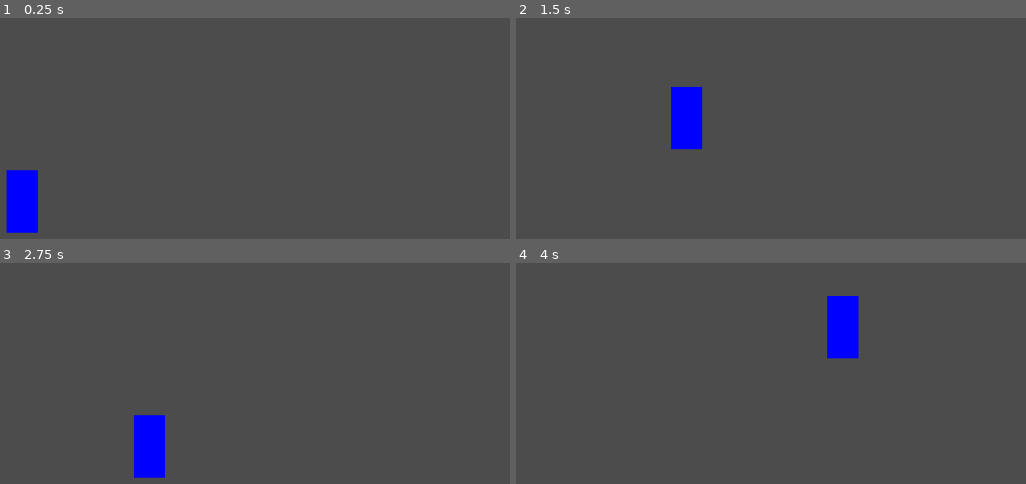
Above: before the commit, frames 1-4 (two rows, left to right).
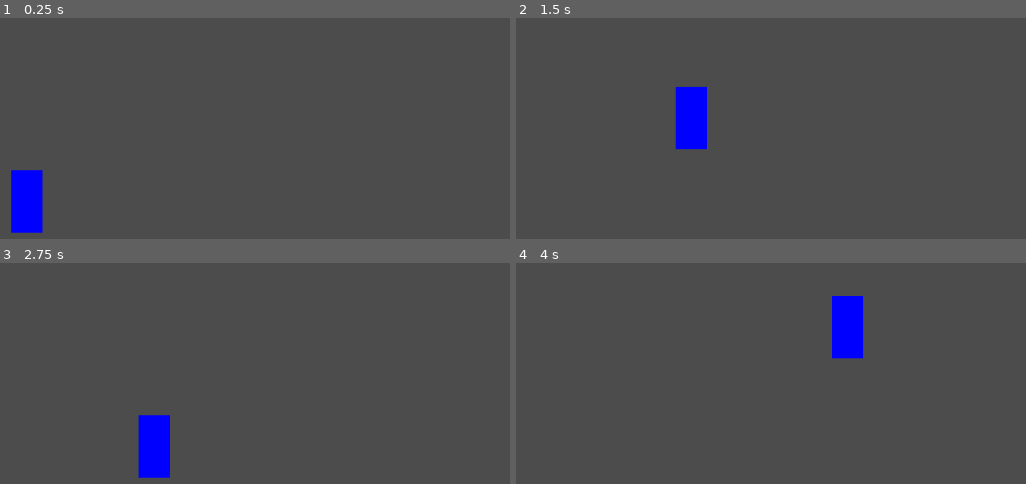
Above: after the commit, the same moments.

Repository: PistolRcks/flfa-project
Game: Godot game, scene res://level/basic_arena/TestingArena.tscn
Two runs of this game, one before a commit and one after it. Both use one fixed random seed, a clock stepped at 60 frames per second and the inputs below.
Inputs:
- Up to frame 1 (0.25 s): no input
- Up to frame 2 (1.5 s): tap Enter at 0.5 s; hold W (up) 0.53-1.28 s; hold D (right) from 0.53 s (still down); tap J (attack_a) at 1.35 s
- Up to frame 3 (2.75 s): tap W (up) at 1.52, 1.55, 1.82, 2.3 s; release D (right) at 2.03 s; hold A (left) from 2.03 s (still down); hold K (attack_b) from 2.03 s (still down)
- Up to frame 4 (4 s): release A (left) at 2.78 s; release K (attack_b) at 2.78 s; hold D (right) from 2.78 s (still down); tap W (up) at 2.85, 3.02, 3.32, 3.77, 3.8 s; hold J (attack_a) from 3.53 s (still down)

The runs differ from the first frame. In frame 1, 0.6% of the frame differs, in the area x 1-9%, y 68-98%; in frame 2, 0.6%; in frame 3, 0.6%; in frame 4, 0.6%.

Commit message:
Fracture Player into Entity, PlayerEntity and specific Fighters

Diff:
--- a/player/Player.gd
+++ b/entity/Entity.gd
@@ -1,27 +1,13 @@
 extends KinematicBody2D
+class_name Entity
 
 ## Combos ##
-# Numpad notation:
-# 7 8 9 UL U UR
-# 4 5 6 L  N R
-# 1 2 3 DL D DR
-
-# Attacks are A and B (G stands for both A and B). Notation is numpad notation
-# Input combos higher to have more priority
-var combo_list = [
-	["236.?A$", "Fireball"],		# Quartercircle Forward + A (additional char for ease of input)
-	["65?23.?A$", "Dragon Punch"],	# Z motion forward (optional neutral) + A (additional char for ease of input)
-	["G$", "Forward Grab"],
-	["5A$", "Punch"],				# Just A (technically neutral A)
-	["6A$", "lmao 6P reference"],	# Forward + A
-	["2A$", "Dickpunch (yes that's really what it's called in Tekken)"],	# Down + A (yes that is actually what it is called)
-	["5656$", "Forward Dash"],		# Doubletap Forward
-]
+var combo_list = []
 onready var combo_controller = $ComboController
 
 const GRAVITY = 200		# Speed of gravity (in pixels/sec); always at max
 
-## Hitboxes ##a
+## Hitboxes ##
 onready var hitbox_scene = load("res://util/hitbox/Hitbox.tscn")
 var hitboxes = []
 
@@ -38,31 +24,9 @@
 
 func _ready():
 	current_health = max_health + 0		# Duplicate but not
-	for combo in combo_list:
-		combo_controller.register_combo(combo)
 
 func _physics_process(delta):
-	# Process movement
-	var momentum = Vector2(0,0)
-	var left = Input.is_action_pressed("left")
-	var right = Input.is_action_pressed("right")
-
-	# X movement
-	if left and right:
-		velocity.x = 0
-	elif left and velocity.x > -move_speed:
-		momentum -= Vector2(move_speed, 0)
-	elif right and velocity.x < move_speed:
-		momentum += Vector2(move_speed, 0)
-
-	# Jump
-	if is_on_floor() and Input.is_action_pressed("up"):
-		momentum += Vector2(0, -jump_strength)
-
-	# Stop when we're not inputting
-	if not (left or right):
-		velocity.x = 0
-
+	var momentum = Vector2()
 	# Apply gravity while not on floor (and we're not moving faster than gravity)
 	if not is_on_floor() and velocity.y < GRAVITY:
 		momentum += Vector2(0, GRAVITY)
@@ -70,6 +34,12 @@
 	velocity += momentum
 	# Apply momentum
 	move_and_slide(velocity, Vector2(0, -1))
+
+""" Registers all combos from `combo_list` into the ComboController.
+"""
+func register_combos():
+	for combo in combo_list:
+		combo_controller.register_combo(combo)
 
 """ Creates a new Hitbox.
 
@@ -124,5 +94,4 @@
 	create_hitbox(area.global_position, area.scale, team, metadata)
 
 func _on_ComboController_combo_performed(combo, player):
-	# Perform animation here...
-	pass
+	print("Performed combo " + combo)
--- a/player/Player.tscn
+++ b/entity/Entity.tscn
@@ -1,14 +1,14 @@
 [gd_scene load_steps=5 format=2]
 
-[ext_resource path="res://util/hitbox/Hitbox.tscn" type="PackedScene" id=1]
-[ext_resource path="res://util/ComboController.tscn" type="PackedScene" id=2]
-[ext_resource path="res://player/Player.gd" type="Script" id=3]
+[ext_resource path="res://entity/Entity.gd" type="Script" id=1]
+[ext_resource path="res://util/hitbox/Hitbox.tscn" type="PackedScene" id=2]
+[ext_resource path="res://util/ComboController.tscn" type="PackedScene" id=3]
 
 [sub_resource type="RectangleShape2D" id=1]
 extents = Vector2( 10, 20 )
 
-[node name="Player" type="KinematicBody2D"]
-script = ExtResource( 3 )
+[node name="Entity" type="KinematicBody2D"]
+script = ExtResource( 1 )
 
 [node name="Collider" type="CollisionShape2D" parent="."]
 position = Vector2( 0, -20 )
--- /dev/null
+++ b/entity/PlayerEntity.gd
@@ -0,0 +1,26 @@
+extends Entity
+class_name PlayerEntity
+
+func _physics_process(delta):
+	# Process movement
+	var momentum = Vector2(0,0)
+	var left = Input.is_action_pressed("left")
+	var right = Input.is_action_pressed("right")
+
+	# X movement
+	if left and right:
+		velocity.x = 0
+	elif left and velocity.x > -move_speed:
+		momentum -= Vector2(move_speed, 0)
+	elif right and velocity.x < move_speed:
+		momentum += Vector2(move_speed, 0)
+
+	# Jump
+	if is_on_floor() and Input.is_action_pressed("up"):
+		momentum += Vector2(0, -jump_strength)
+
+	# Stop when we're not inputting
+	if not (left or right):
+		velocity.x = 0
+
+	velocity += momentum
--- /dev/null
+++ b/entity/fighters/punchy_guy/PunchyGuy.gd
@@ -0,0 +1,26 @@
+extends PlayerEntity
+
+# Called when the node enters the scene tree for the first time.
+func _ready():
+	# Numpad notation:
+	# 7 8 9 UL U UR
+	# 4 5 6 L  N R
+	# 1 2 3 DL D DR
+
+	# Attacks are A and B (G stands for both A and B). Notation is numpad notation
+	# Input combos higher to have more priority
+	combo_list = [
+		["236.?A$", "Fireball"],		# Quartercircle Forward + A (additional char for ease of input)
+		["65?23.?A$", "Dragon Punch"],	# Z motion forward (optional neutral) + A (additional char for ease of input)
+		["G$", "Forward Grab"],
+		["5A$", "Punch"],				# Just A (technically neutral A)
+		["6A$", "lmao 6P reference"],	# Forward + A
+		["2A$", "Dickpunch (yes that's really what it's called in Tekken)"],	# Down + A (yes that is actually what it is called)
+		["5656$", "Forward Dash"],		# Doubletap Forward
+	]
+
+	register_combos()
+
+# Called every frame. 'delta' is the elapsed time since the previous frame.
+#func _process(delta):
+#	pass
--- /dev/null
+++ b/entity/fighters/punchy_guy/PunchyGuy.tscn
@@ -0,0 +1,32 @@
+[gd_scene load_steps=5 format=2]
+
+[ext_resource path="res://entity/fighters/punchy_guy/PunchyGuy.gd" type="Script" id=1]
+[ext_resource path="res://util/hitbox/Hitbox.tscn" type="PackedScene" id=2]
+[ext_resource path="res://util/ComboController.tscn" type="PackedScene" id=3]
+
+[sub_resource type="RectangleShape2D" id=1]
+extents = Vector2( 10, 20 )
+
+[node name="PunchyGuy" type="KinematicBody2D"]
+script = ExtResource( 1 )
+
+[node name="Collider" type="CollisionShape2D" parent="."]
+position = Vector2( 0, -20 )
+shape = SubResource( 1 )
+
+[node name="Hurtboxes" type="Node2D" parent="."]
+
+[node name="Hurtbox1" parent="Hurtboxes" instance=ExtResource( 2 )]
+position = Vector2( 0, -20 )
+scale = Vector2( 1, 2 )
+collision_layer = 2
+collision_mask = 2
+type = "HURT"
+team = "0"
+debugColor = Color( 0, 0, 1, 1 )
+
+[node name="Hitboxes" type="Node2D" parent="."]
+
+[node name="ComboController" parent="." instance=ExtResource( 3 )]
+
+[connection signal="combo_performed" from="ComboController" to="." method="_on_ComboController_combo_performed"]
--- a/level/basic_arena/TestingArena.tscn
+++ b/level/basic_arena/TestingArena.tscn
@@ -1,6 +1,6 @@
 [gd_scene load_steps=5 format=2]
 
-[ext_resource path="res://player/Player.tscn" type="PackedScene" id=1]
+[ext_resource path="res://entity/fighters/punchy_guy/PunchyGuy.tscn" type="PackedScene" id=1]
 
 [sub_resource type="RectangleShape2D" id=1]
 extents = Vector2( 256, 10 )
@@ -38,5 +38,5 @@
 current = true
 zoom = Vector2( 0.5, 0.5 )
 
-[node name="Player" parent="." instance=ExtResource( 1 )]
-position = Vector2( -69, -17 )
+[node name="Entity" parent="." instance=ExtResource( 1 )]
+position = Vector2( -66, -50 )
--- a/project.godot
+++ b/project.godot
@@ -9,13 +9,25 @@
 config_version=4
 
 _global_script_classes=[ {
+"base": "KinematicBody2D",
+"class": "Entity",
+"language": "GDScript",
+"path": "res://entity/Entity.gd"
+}, {
 "base": "Area2D",
 "class": "Hitbox",
 "language": "GDScript",
 "path": "res://util/hitbox/Hitbox.gd"
+}, {
+"base": "Entity",
+"class": "PlayerEntity",
+"language": "GDScript",
+"path": "res://entity/PlayerEntity.gd"
 } ]
 _global_script_class_icons={
-"Hitbox": ""
+"Entity": "",
+"Hitbox": "",
+"PlayerEntity": ""
 }
 
 [application]
Not shown: 2 places in entity/Entity.tscn that only renumber resources
